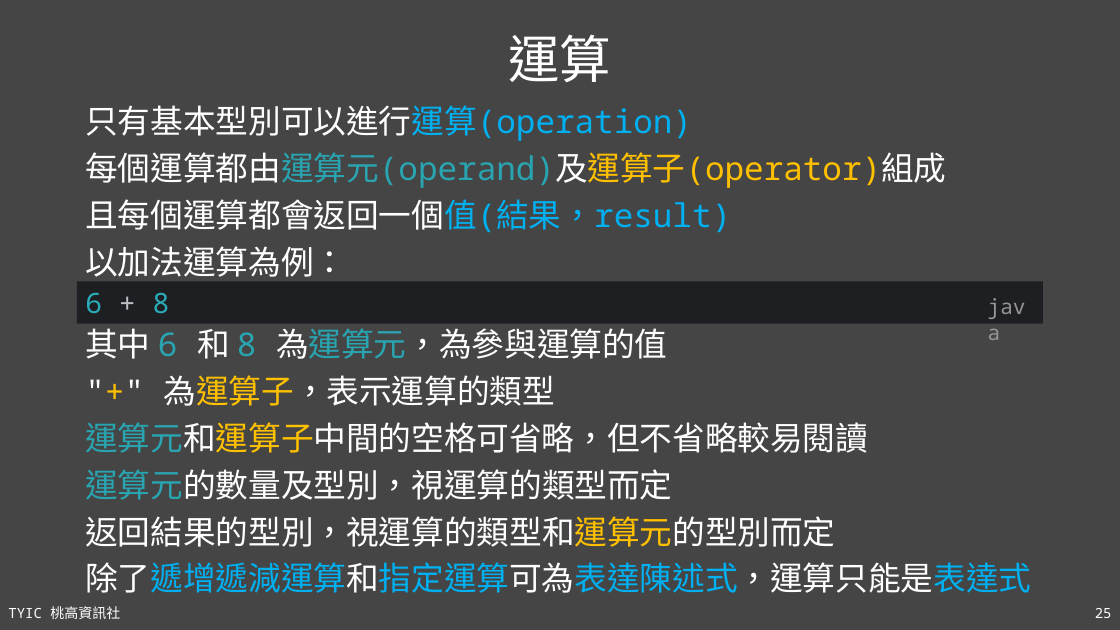
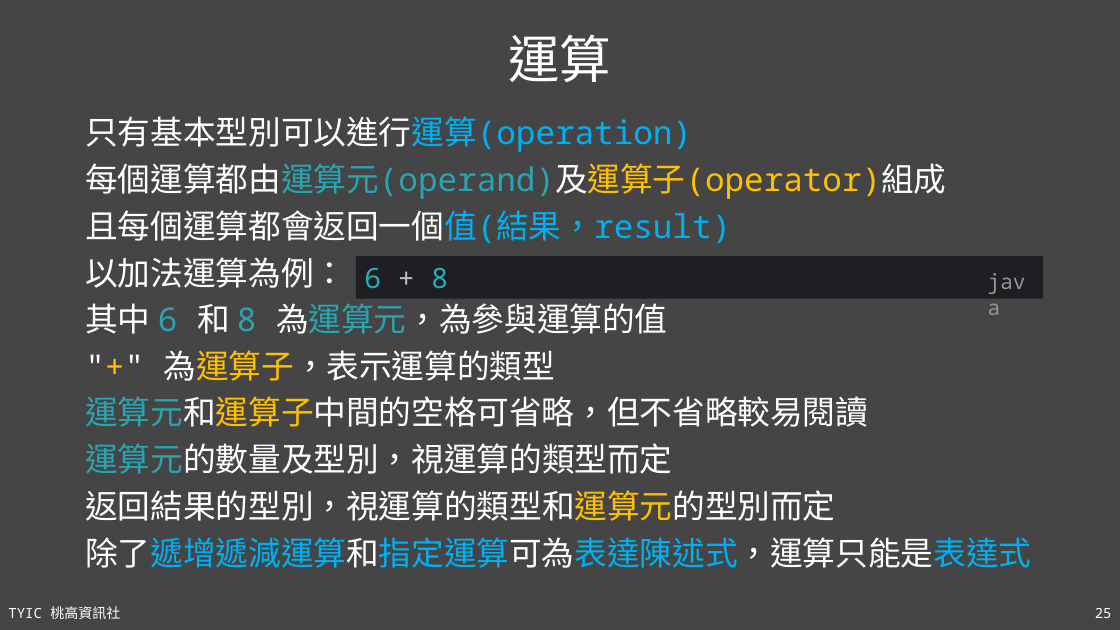
Before and after one commit to TYSHIC/slides, a slide deck: slide 25 of ppt/04_初探Java.pptx. Drawn at 1120x630 pixels with LibreOffice and Linux fonts; fonts in the diff are those of the drawing. Boxes give left, top, right and bottom in pixels: in the first picture for what was removed or moved away, otherwise in the second. Text is boxed around its words. In the diff, an @@ line names an element or a change of style, - is before the commit and + after.

```diff
--- a/ppt/04_初探Java.pptx
+++ b/ppt/04_初探Java.pptx
@@ text "只有基本型別可以進行運算(operation)": place and size @@
-text "只有基本型別可以進行運算(operation)" at <box>85,105,946,277</box>
+text "只有基本型別可以進行運算(operation)" at <box>85,116,946,288</box>
@@ rectangle "6 + 8": place and size @@
-rectangle "6 + 8" at <box>77,281,1044,323</box>
+rectangle "6 + 8" at <box>356,256,1044,298</box>
@@ text "java": place and size @@
-text "java" at <box>980,290,1044,323</box>
+text "java" at <box>980,265,1044,298</box>
@@ text "其中 6 和 8 為運算元，為參與運算的值": place and size @@
-text "其中 6 和 8 為運算元，為參與運算的值" at <box>85,328,1031,593</box>
+text "其中 6 和 8 為運算元，為參與運算的值" at <box>85,303,1031,568</box>
```
Also in this commit, not shown: 3 other slides changed, 1 slide removed, 5 other files.
